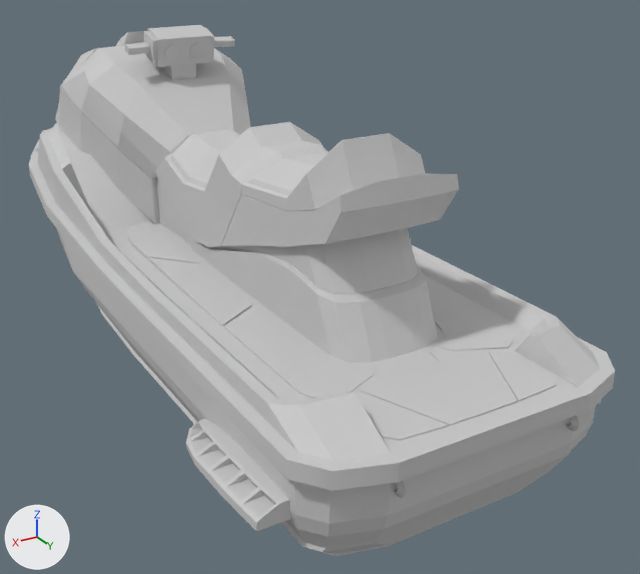
Before and after pictures for a commit that changed the FBX model Job_Hunting_3DGame/Job_Hunting_3DGame/Assets/Player/Player.FBX.
Camera for both pictures: a 50 mm camera at (1.19, 2.68, 0.9) aimed at (-0.24, 0.29, -0.29). The lights are fixed; the arrows at lower left show +X, +Y and +Z. The picture after the commit comes second. Where no turn or scale is listed for an object, it has been applied to the vertices. Vertices at exactly the same position are counted once.

In view in the first picture: 'Jet_01', 'Jet_02', 'Jet_subdiv_01', 'Jet_subdiv_02', 'Jet_subdiv_03', 'Jet_subdiv_04' and 1 more.
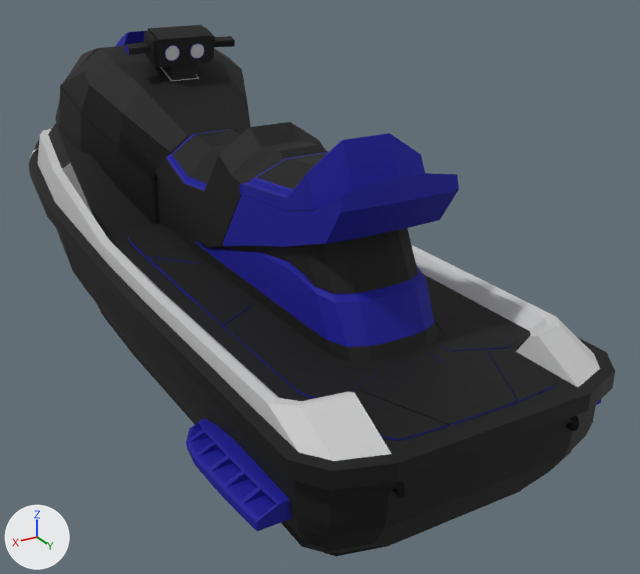
Patch to the scene script:
```diff
--- a/Job_Hunting_3DGame/Job_Hunting_3DGame/Assets/Player/Player.FBX.py
+++ b/Job_Hunting_3DGame/Job_Hunting_3DGame/Assets/Player/Player.FBX.py
@@ mat_blin_blue @@
+mat_blin_blue = principled_material('Blin_Blue')
+mat_blin_blue.base_color = (0.0, 0.0, 0.3)  # blue #000095
+mat_blin_blue.roughness = 0.749
@@ mat_blin_black @@
+mat_blin_black = principled_material('Blin_Black')
+mat_blin_black.base_color = (0.0, 0.0, 0.0)  # black #000000
+mat_blin_black.roughness = 0.749
@@ me_mesh_006 @@
 # used by ob_jet_subdiv_04; location = (0.0, 0.0, 0.0)
-me_mesh_006.from_pydata(...)  # 2295 vertices, 2268 faces; spans x -0.47..0.47, y -1.45..1.45, z -0.52..0.52
+me_mesh_006.from_pydata(...)  # 2297 vertices, 2268 faces; spans x -0.47..0.47, y -1.45..1.45, z -0.52..0.52
+# me_mesh_006 part 1: 1636 faces spanning x -0.47..0.47, y -1.45..1.45, z -0.52..0.52 switch from mat_24___default (light grey #cacaca) to mat_blin_black (black #000000)
+# me_mesh_006 part 2: 265 faces spanning x -0.26..0.26, y -1.2..1.07, z -0.09..0.48 switch from mat_24___default (light grey #cacaca) to mat_blin_blue (blue #000095)
+# edits to the shape of me_mesh_006 do not show in these pictures
@@ me_mesh_007 @@
 me_mesh_007.from_pydata(...)  # 244 vertices, 120 faces; spans x -0.32..0.32, y -0.17..1.39, z 0.11..0.16
-me_mesh_007.materials.append(mat_24___default)  # light grey #cacaca
+me_mesh_007.materials.append(mat_blin_blue)  # blue #000095
@@ me_mesh_002 @@
 me_mesh_002.from_pydata(...)  # 27 vertices, 24 faces; spans x 0.2427..0.26, y 1.402..1.4442, z 0.019..0.072
-me_mesh_002.materials.append(mat_24___default)  # light grey #cacaca
+me_mesh_002.materials.append(mat_blin_black)  # black #000000
@@ me_mesh_003 @@
 me_mesh_003.from_pydata(...)  # 27 vertices, 24 faces; spans x -0.26..-0.2427, y 1.402..1.4442, z 0.019..0.072
-me_mesh_003.materials.append(mat_24___default)  # light grey #cacaca
+me_mesh_003.materials.append(mat_blin_black)  # black #000000
@@ me_mesh_005 @@
 me_mesh_005.from_pydata(...)  # 1064 vertices, 1032 faces; spans x -1.009..0.056, y -0.221..0.221, z -0.026..0.026
-me_mesh_005.materials.append(mat_24___default)  # light grey #cacaca
+me_mesh_005.materials.append(mat_blin_blue)  # blue #000095
@@ me_mesh_001 @@
 me_mesh_001.from_pydata(...)  # 127 vertices, 54 faces; spans x -0.32..0.32, y -0.17..1.39, z 0.11..0.16
-me_mesh_001.materials.append(mat_24___default)  # light grey #cacaca
+me_mesh_001.materials.append(mat_blin_black)  # black #000000
```

Boxes [x1, y1, x2, y2] around the edits, measured in the pictures (640 x 574 px):
'Jet_02', recoloured (light grey to black): [127, 221, 556, 439] in both
'Jet_subdiv_03', recoloured: [186, 400, 601, 531] in both
'Jet_01', recoloured: [127, 234, 555, 441] in both
'Jet_subdiv_02', recoloured: [393, 481, 405, 498] in both
'Jet_subdiv_01', recoloured: [566, 416, 579, 431] in both
part 1 of me_mesh_006, recoloured (light grey to black): [29, 25, 615, 556] in both
part 2 of me_mesh_006, recoloured (light grey to blue): [116, 31, 459, 347] in both
